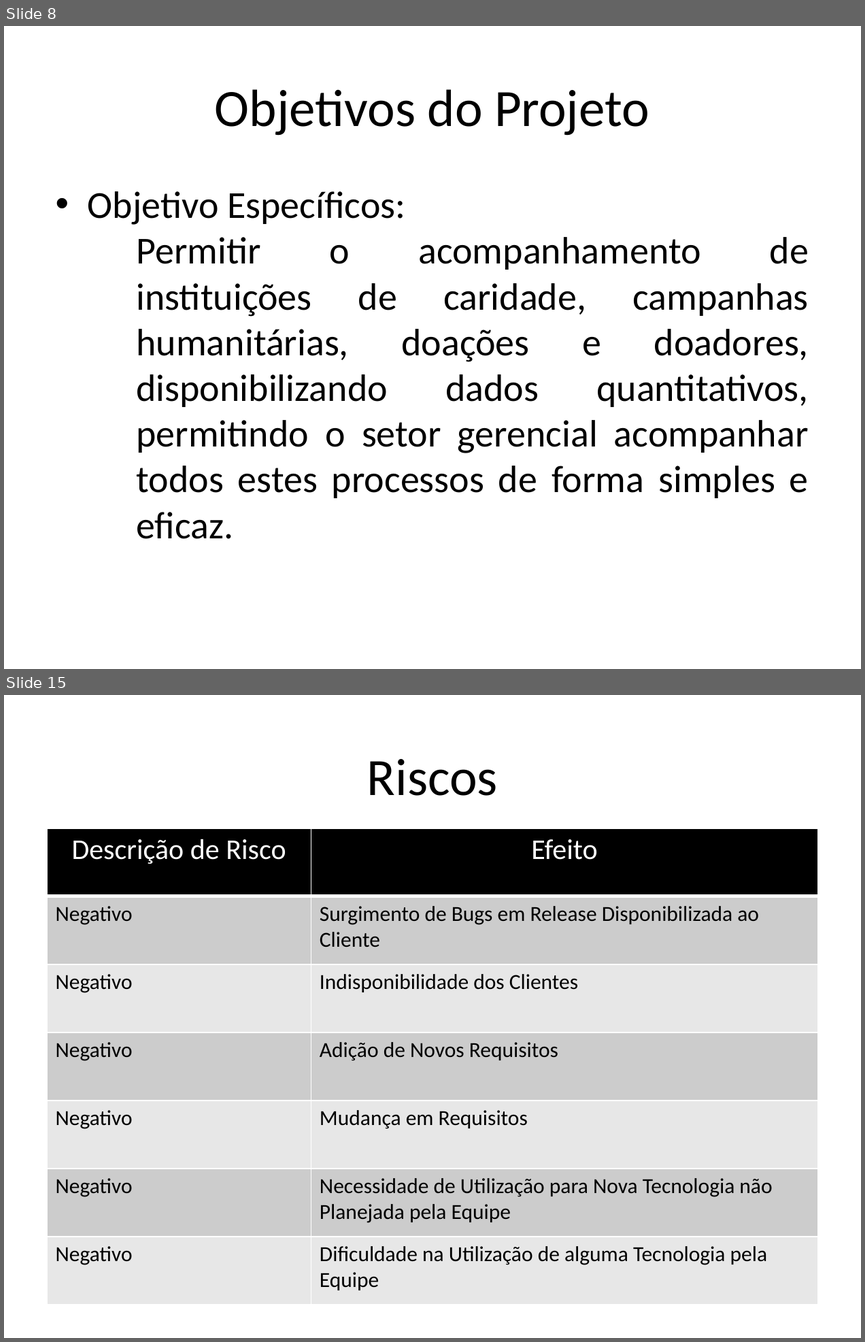
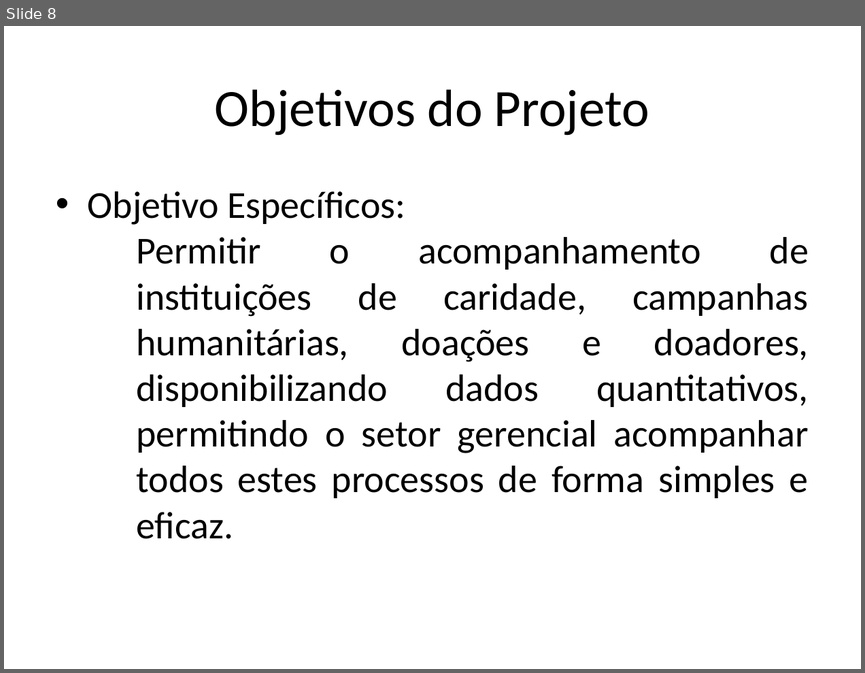
Before and after one commit to AjudeMais/ajudeMais-Projeto, a slide deck: Projeto-AjudeMais/000-Gerência de Projeto/PPJ-Plano de Projeto.pptx. Shown one above the other, each under a label of ours: slides 8 and 15 before the commit, slide 8 after it; the slides between them are not shown. The pictures are 865x1342 and 865x673 pixels, drawn with LibreOffice and Linux fonts; fonts in the diff are those of the drawing. Boxes give left, top, right and bottom in pixels: in the first picture for what was removed or moved away, otherwise in the second. Text is boxed around its words. In the diff, an @@ line names an element or a change of style, - is before the commit and + after.

```diff
--- a/Projeto-AjudeMais/000-Gerência de Projeto/PPJ-Plano de Projeto.pptx
+++ b/Projeto-AjudeMais/000-Gerência de Projeto/PPJ-Plano de Projeto.pptx
@@ slide 15 removed at box(4, 695, 861, 1338), background #FFFFFF @@
@@ text removed at box(367, 759, 498, 796) @@
-Riscos
@@ table removed at box(47, 828, 818, 1304), 7 rows, 2 columns @@
-Descrição de Risco | Efeito
-Negativo | Surgimento de Bugs em Release Disponibilizada ao Cliente
-Negativo | Indisponibilidade dos Clientes
-Negativo | Adição de Novos Requisitos
-Negativo | Mudança em Requisitos
-Negativo | Necessidade de Utilização para Nova Tecnologia não Planejada pela Equipe
-Negativo | Dificuldade na Utilização de alguma Tecnologia pela Equipe
```
Also in this commit, not shown: 6 slides changed, 2 slides added, 3 other slides removed, 1 other file.
